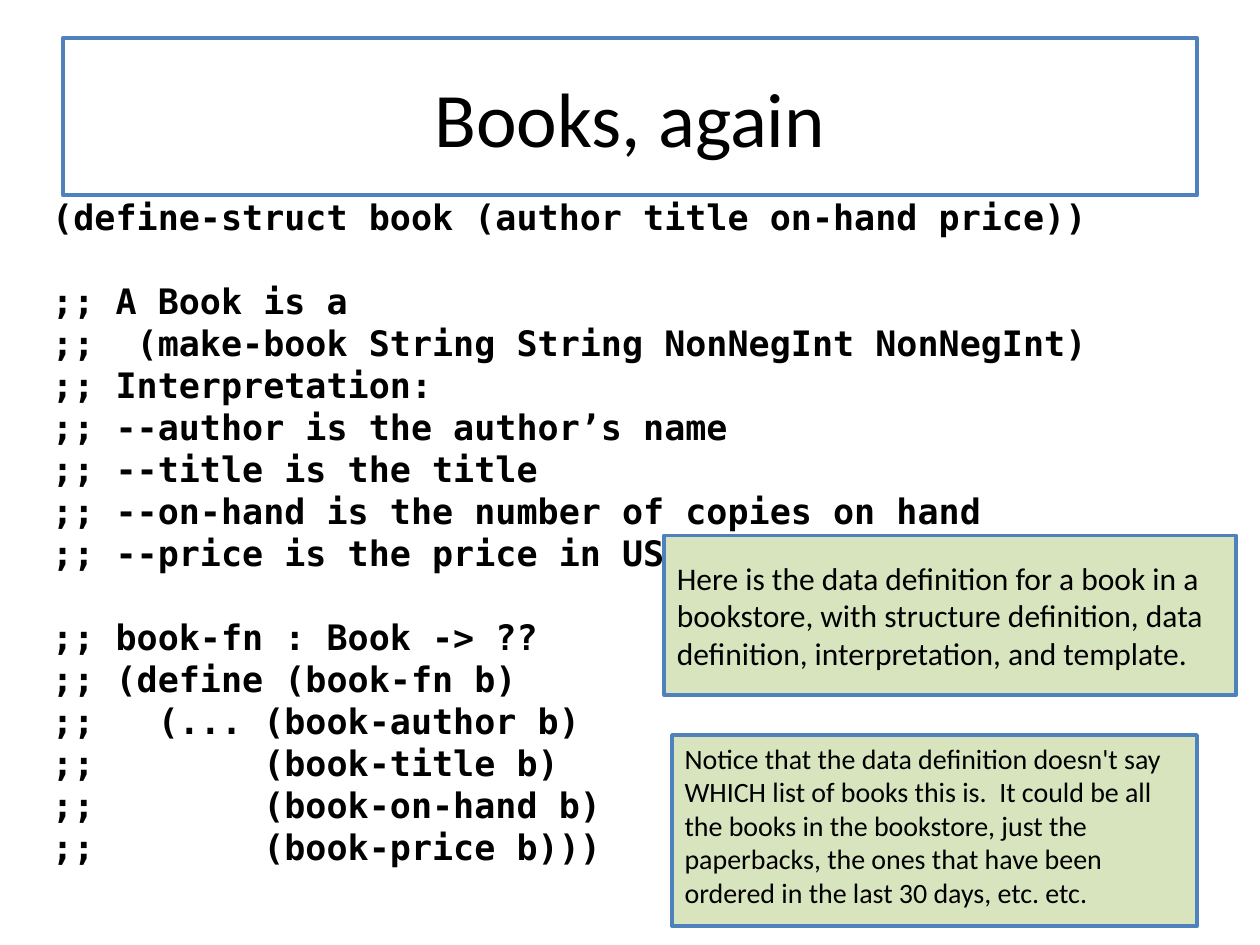
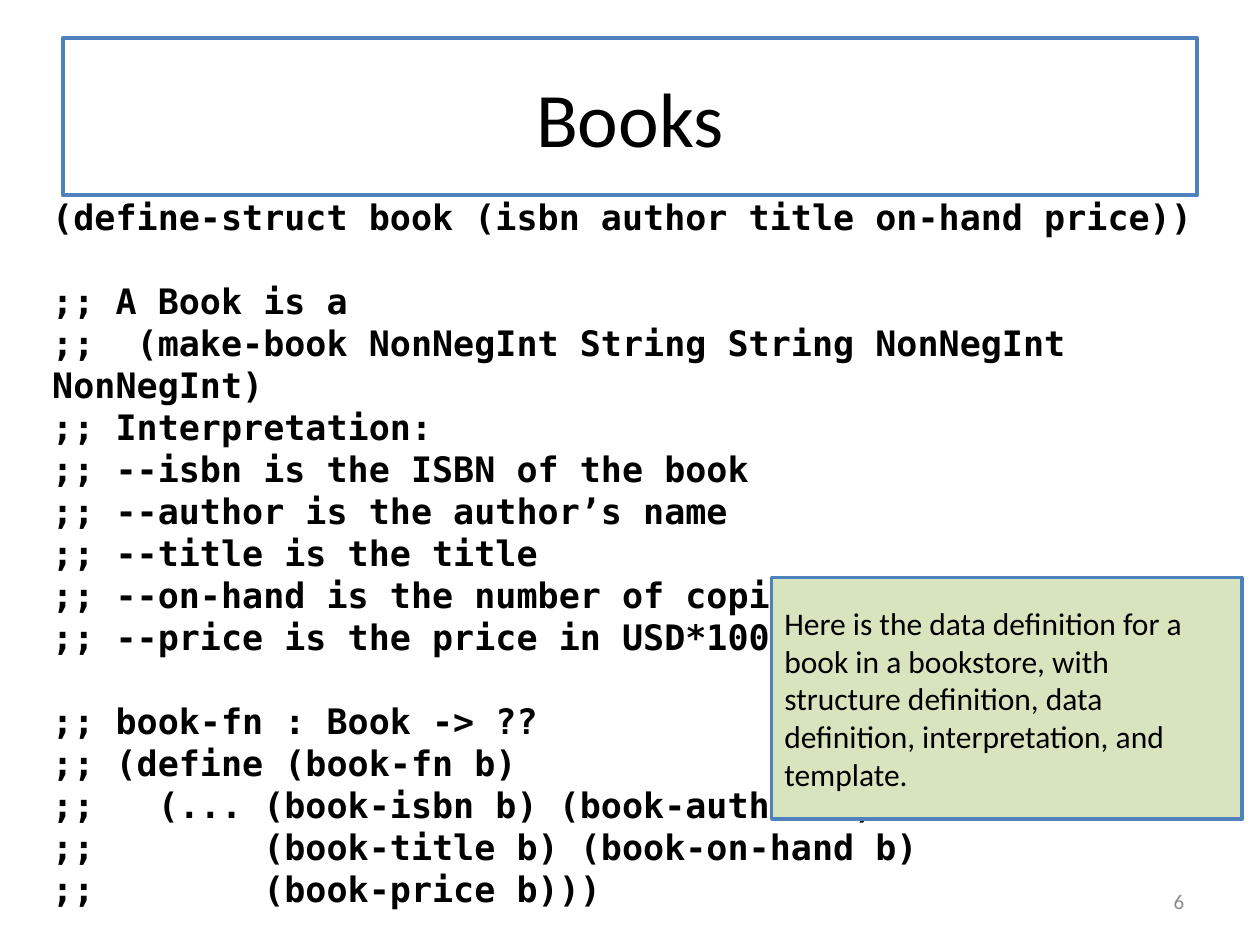
Before and after one commit to mwand/cs5010f16, a slide deck: slide 6 of Slides/Lesson 4.3 Lists of Structures.pptx. Drawn at 1260x945 pixels with LibreOffice and Linux fonts; fonts in the diff are those of the drawing. Boxes give left, top, right and bottom in pixels: in the first picture for what was removed or moved away, otherwise in the second. Text is boxed around its words. In the diff, an @@ line names an element or a change of style, - is before the commit and + after.

```diff
--- a/Slides/Lesson 4.3 Lists of Structures.pptx
+++ b/Slides/Lesson 4.3 Lists of Structures.pptx
@@ title at <box>536,93,723,148</box>: text changed @@
-Books, again
+Books
@@ text at <box>52,202,1192,238</box>: text changed @@
-(define-struct book (author title on-hand price))
+(define-struct book (isbn author title on-hand price))
@@ text at <box>52,328,1065,406</box>: text changed @@
-;; (make-book String String NonNegInt NonNegInt)
+;; (make-book NonNegInt String String NonNegInt NonNegInt)
@@ text at <box>116,454,748,483</box>: paragraph added @@
+;; --isbn is the ISBN of the book
@@ rectangle "Here is the data definition ...": place and size @@
-rectangle "Here is the data definition ..." at <box>664,536,1236,696</box>
+rectangle "Here is the data definition ..." at <box>771,577,1241,819</box>
@@ rectangle removed at <box>672,735,1197,926</box> @@
-Notice that the data definition doesn't say WHICH list of books this is. It could be all the books in the bookstore, just the paperbacks, the ones that have been ordered in the last 30 days, etc. etc.
@@ text at <box>263,790,917,865</box>: text changed @@
-;; (... (book-author b)
-;; (book-title b)
-;; (book-on-hand b)
+;; (... (book-isbn b) (book-author b)
+;; (book-title b) (book-on-hand b)
@@ page number added at <box>1174,895,1185,909</box>, 12 pt, text #8C8C8C @@
+6
```
Also in this commit, not shown: 2 other slides changed, 3 slides added, 1 slide removed, 4 other files.
